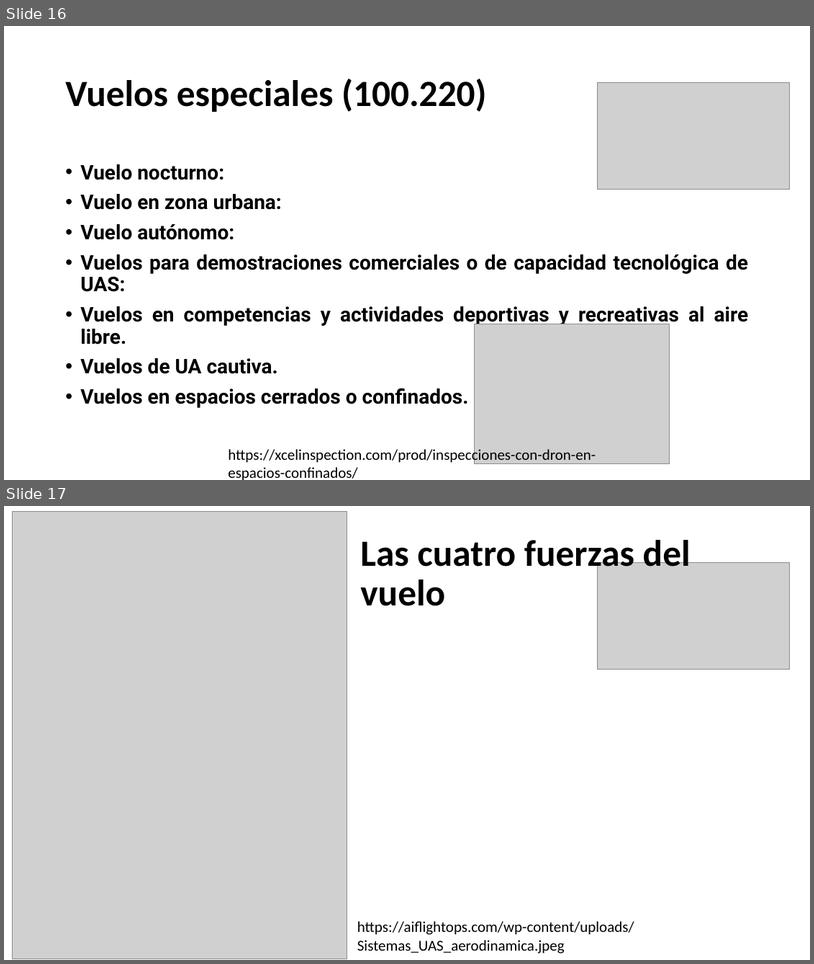
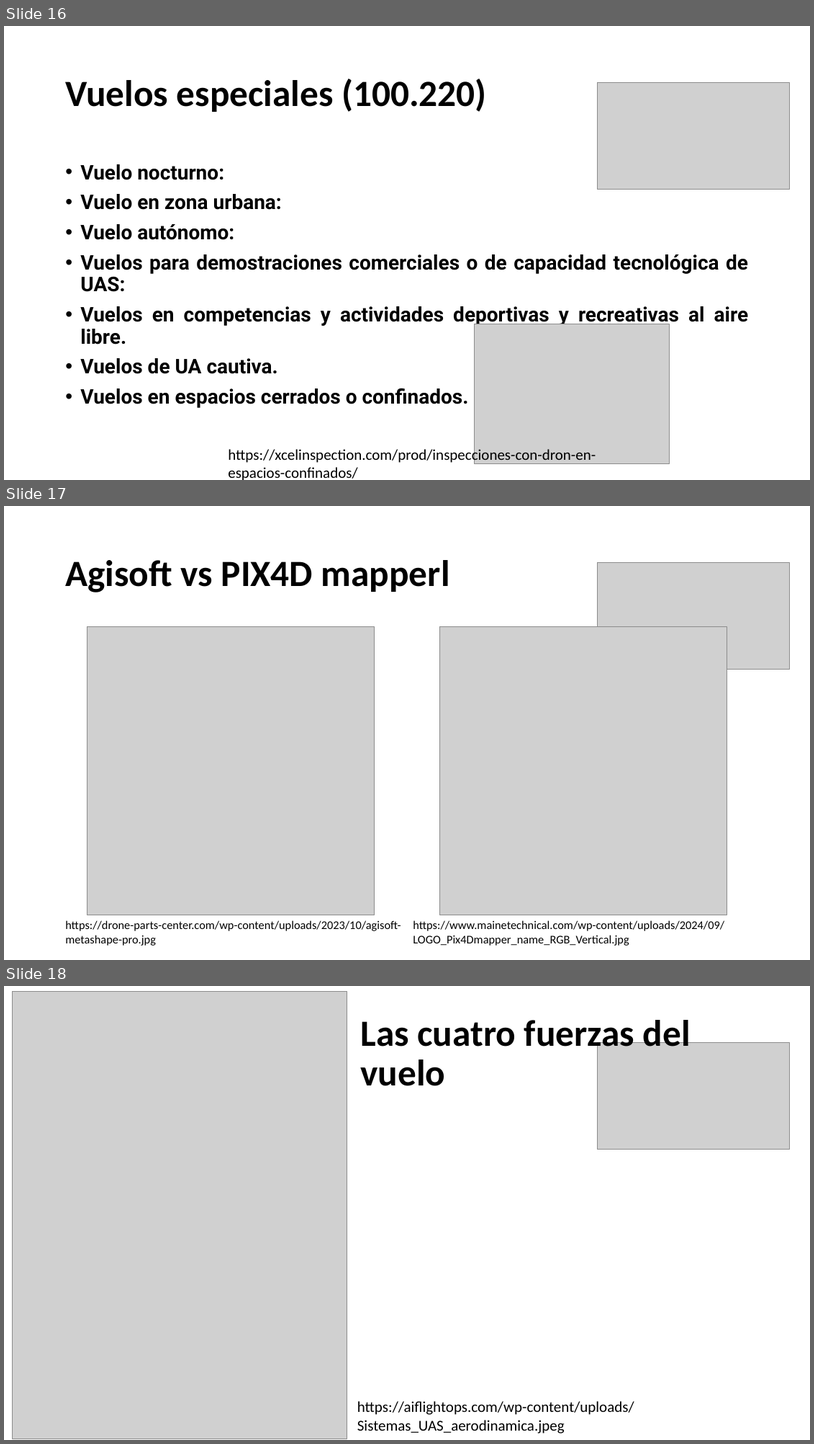
Before and after one commit to Dimitri-1999/drones, a slide deck: curso_pilotos_uav.pptx. Shown one above the other, each under a label of ours: slides 16 and 17 before the commit, slides 16, 17 and 18 after it. The pictures are 814x964 and 814x1444 pixels, drawn with LibreOffice and Linux fonts; fonts in the diff are those of the drawing; grey boxes stand for pictures; background and template pictures are left out. Boxes give left, top, right and bottom in pixels: in the first picture for what was removed or moved away, otherwise in the second. Text is boxed around its words. In the diff, an @@ line names an element or a change of style, - is before the commit and + after.

```diff
--- a/curso_pilotos_uav.pptx
+++ b/curso_pilotos_uav.pptx
@@ slide 17 added at <box>4,506,810,960</box>, background picture (left out) @@
@@ title added at <box>65,560,450,592</box>, 44 pt, text #000000, bold @@
+Agisoft vs PIX4D mapperl
@@ picture added at <box>598,563,790,669</box> @@
@@ picture added at <box>87,627,375,915</box> @@
@@ picture added at <box>440,627,728,915</box> @@
@@ text added at <box>65,920,401,945</box>, 14 pt, text #000000 @@
+https://drone-parts-center.com/wp-content/uploads/2023/10/agisoft-metashape-pro.jpg
@@ text added at <box>413,920,725,945</box>, 14 pt, text #000000 @@
+https://www.mainetechnical.com/wp-content/uploads/2024/09/LOGO_Pix4Dmapper_name_RGB_Vertical.jpg
@@ what was slide 17 is now slide 18 @@
```
Also in this commit, not shown: 10 other slides added.
